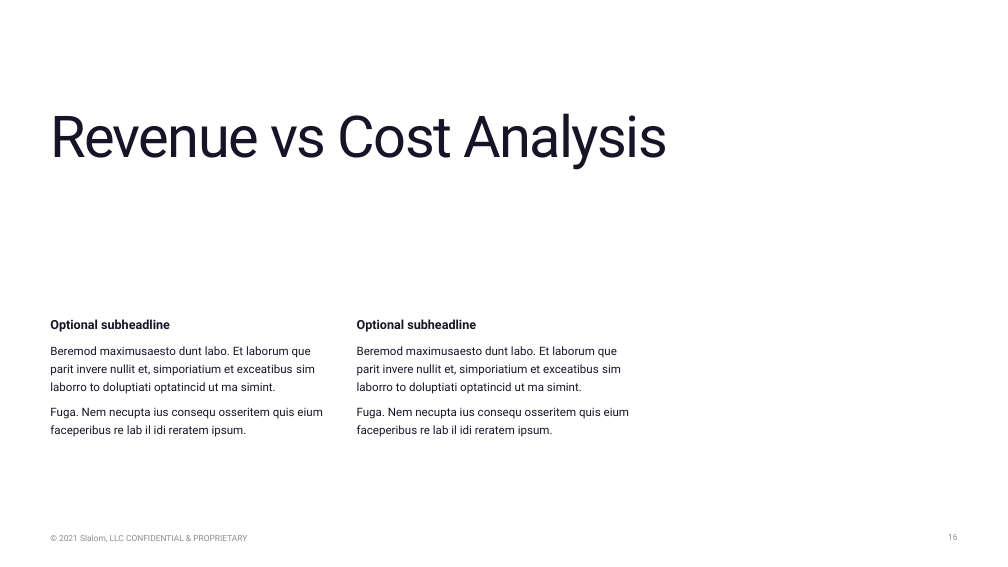
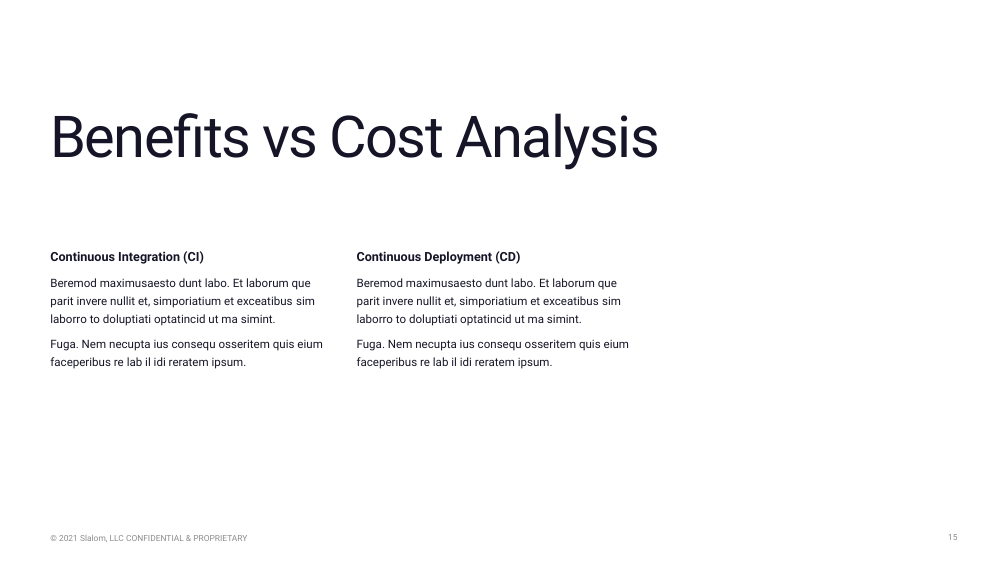
Before and after one commit to nikhilsarecha/proj3, a slide deck: slide 15 of presentation.pptx (slide 16 before the commit). Drawn at 1008x567 pixels with LibreOffice and Linux fonts; fonts in the diff are those of the drawing; background and template pictures are left out. Boxes give left, top, right and bottom in pixels: in the first picture for what was removed or moved away, otherwise in the second. Text is boxed around its words. In the diff, an @@ line names an element or a change of style, - is before the commit and + after.

```diff
--- a/presentation.pptx
+++ b/presentation.pptx
@@ text at (x1=50, y1=113, x2=660, y2=170): text changed @@
-Revenue vs Cost Analysis
+Benefits vs Cost Analysis
@@ text at (x1=50, y1=251, x2=204, y2=264): text changed @@
-Optional subheadline
+Continuous Integration (CI)
@@ text "Continuous Integration (CI)" moved from (x1=50, y1=319, x2=322, y2=437) to (x1=50, y1=251, x2=322, y2=369) @@
@@ text "Continuous Deployment (CD)" moved from (x1=357, y1=319, x2=629, y2=437) to (x1=357, y1=251, x2=629, y2=369) @@
@@ text at (x1=357, y1=251, x2=520, y2=264): text changed @@
-Optional subheadline
+Continuous Deployment (CD)
```
Also in this commit, not shown: 3 other slides changed, 3 other files.
